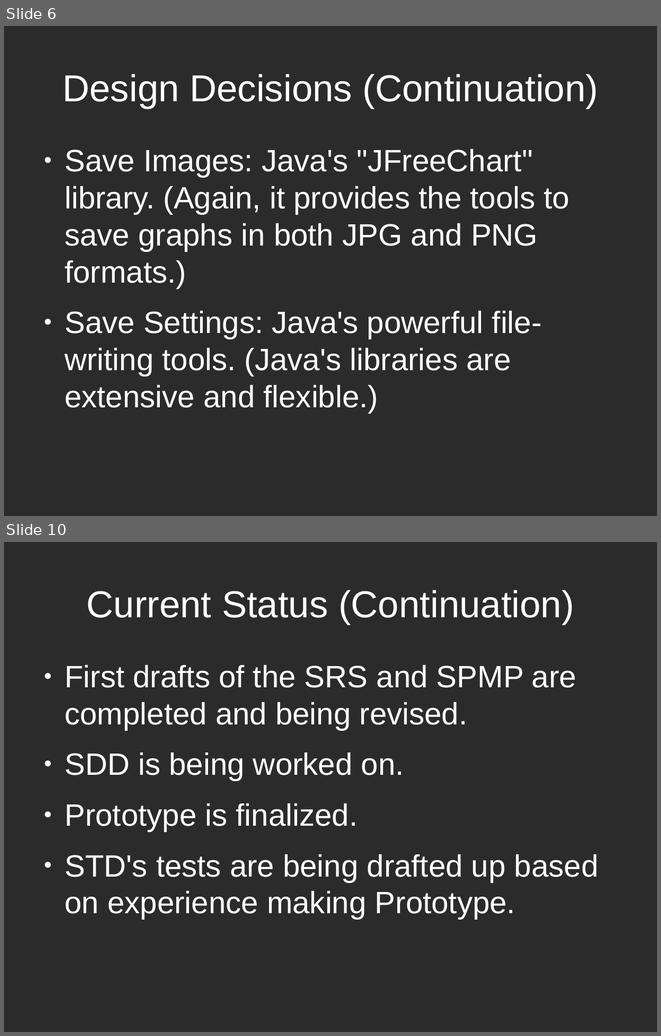
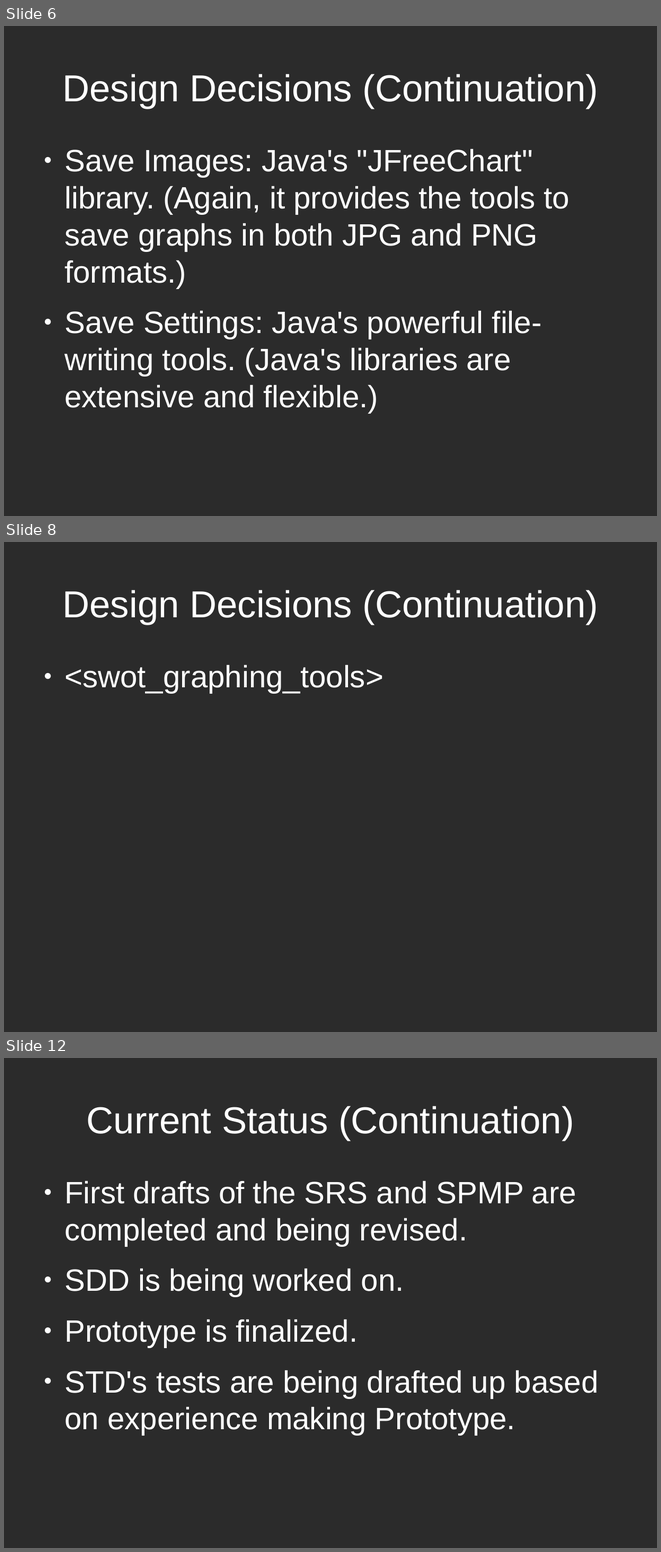
Before and after one commit to plasmavisgroup/PlasmaGraph, a slide deck: specs/Presentaciones/Presentacion de Mitad/Mid-Project Presentation.odp. Shown one above the other, each under a label of ours: slides 6 and 10 before the commit, slides 6, 8 and 12 after it; the slides between them are not shown. The pictures are 661x1036 and 661x1552 pixels, drawn with LibreOffice and Linux fonts; fonts in the diff are those of the drawing; background and template pictures are left out; a plain dark background stands for a picture behind light text. Boxes give left, top, right and bottom in pixels: in the first picture for what was removed or moved away, otherwise in the second. Text is boxed around its words. In the diff, an @@ line names an element or a change of style, - is before the commit and + after.

Commit message:
Uploading full presentation and graphing fix to temporary data graping failures.

```diff
--- a/specs/Presentaciones/Presentacion de Mitad/Mid-Project Presentation.odp
+++ b/specs/Presentaciones/Presentacion de Mitad/Mid-Project Presentation.odp
@@ slide 8 added at (4,542,657,1032), background picture (left out) @@
@@ title added at (62,590,598,624), 45.6 pt, text #FFFFFF @@
+Design Decisions (Continuation)
@@ text added at (64,665,383,693), 37.5 pt, text #FFFFFF @@
+● <swot_graphing_tools>
@@ what was slide 10 is now slide 12 @@
```
Also in this commit, not shown: 3 slides changed, 3 other slides added, 2 slides removed, 17 other files.
